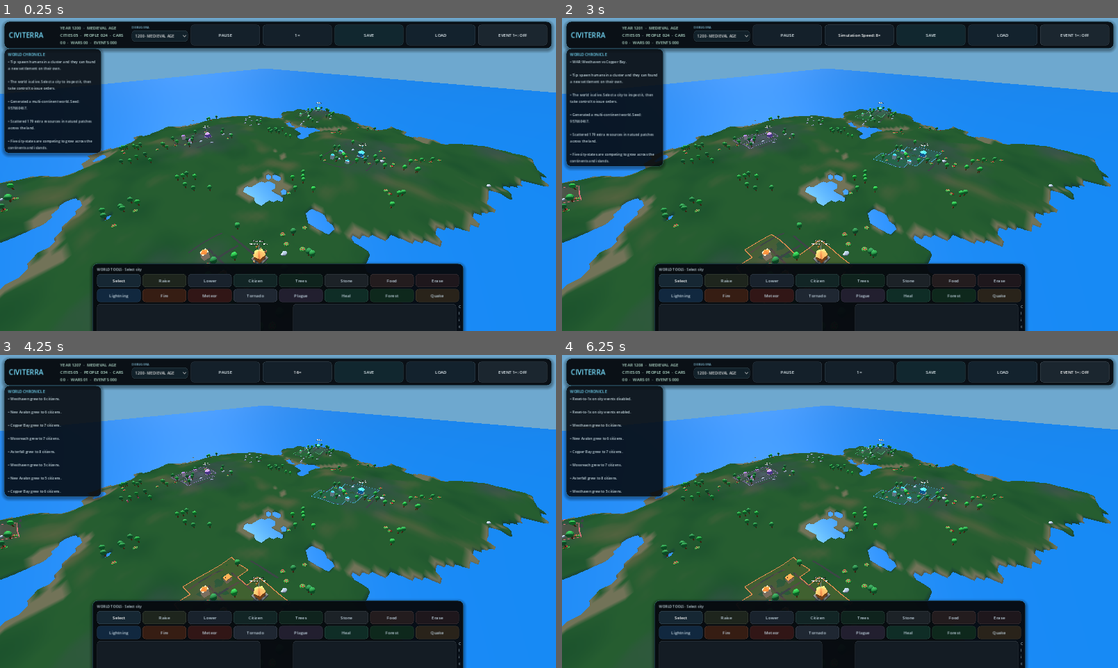
Above: before the commit, frames 1-4 (two rows, left to right).
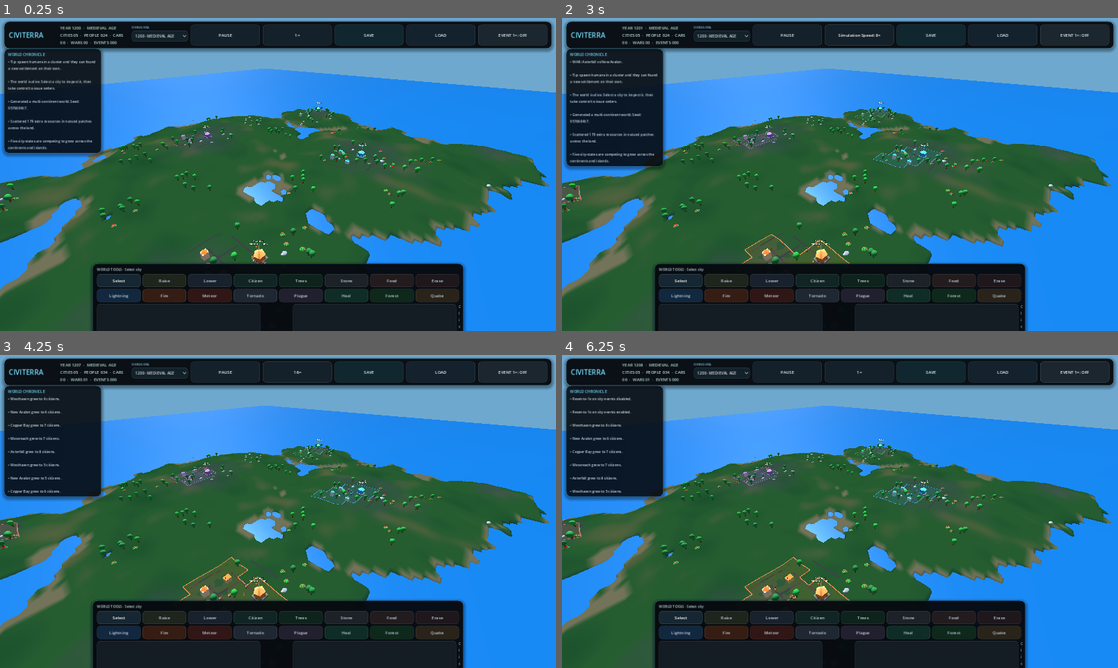
Above: after the commit, the same moments.

Repository: yoimdoingstuff/citysandbox
Game: Godot game, scene res://main.tscn
Same seed, same stepped clock (60 frames per second), same inputs: the game is played once before the commit and once after it.
Inputs:
- Up to frame 1 (0.25 s): no input
- Up to frame 2 (3 s): click "1200 · MEDIEVAL AGE" at 0.5 s; click "1×" at 1.25 s; click "2×" at 2 s; click "4×" at 2.75 s
- Up to frame 3 (4.25 s): click "8×" at 3.5 s
- Up to frame 4 (6.25 s): click "16×" at 4.25 s; click "EVENT 1×: OFF" at 5 s; click "EVENT 1×: ON" at 5.75 s

The runs differ from the first frame. In frame 1, less than 0.1% of the frame differs, in the area x 36-67%, y 29-79%; in frame 2, less than 0.1%, in the area x 3-65%, y 13-79%; in frame 3, less than 0.1%; in frame 4, less than 0.1%.

Commit message:
Add citizen indoor routines, car boarding and local detail culling

Diff:
--- a/main.gd
+++ b/main.gd
@@ -1747,6 +1747,10 @@
 		"city_id": assigned_city,
 		"home_offset": home_offset,
 		"target": p,
+		"activity": "wandering",
+		"activity_timer": 0.0,
+		"indoor_house": null,
+		"vehicle_node": null,
 		"walk_timer": randf_range(0.4, 2.2),
 		"walk_phase": randf() * TAU,
 		"alive": true,
@@ -1840,40 +1844,157 @@
 
 
 func _update_people(delta: float) -> void:
-	var animate_citizens: bool = camera_distance <= 85.0 and people.size() <= 320
+	var animate_citizens: bool = camera_distance <= 72.0 and people.size() <= 300
 	for i in range(people.size()):
 		var person: Dictionary = people[i]
+		if not bool(person.get("alive", true)):
+			continue
+		var node: Node3D = person["node"]
 		var position: Vector3 = person["pos"]
+		var activity: String = str(person.get("activity", "wandering"))
+		var activity_timer: float = float(person.get("activity_timer", 0.0))
+		if activity == "indoors":
+			activity_timer -= delta
+			if is_instance_valid(node):
+				node.visible = false
+			if activity_timer <= 0.0:
+				var indoor_house: Variant = person.get("indoor_house", null)
+				if indoor_house is Node3D and is_instance_valid(indoor_house):
+					position = indoor_house.global_position + Vector3(0.0, 0.0, 1.65)
+				position = _surface_position(position.x, position.z)
+				person["pos"] = position
+				person["target"] = position
+				person["activity"] = "wandering"
+				person["activity_timer"] = 0.0
+				person["indoor_house"] = null
+				person["walk_timer"] = 0.0
+				if is_instance_valid(node):
+					node.position = position
+					node.visible = true
+			else:
+				person["activity_timer"] = activity_timer
+			people[i] = person
+			continue
+
+		if activity == "riding" or activity == "boarding":
+			var vehicle: Variant = person.get("vehicle_node", null)
+			if not (vehicle is Node3D) or not is_instance_valid(vehicle):
+				if activity == "riding":
+					_adjust_car_occupancy(vehicle, -1)
+				person["activity"] = "wandering"
+				person["vehicle_node"] = null
+				person["activity_timer"] = 0.0
+				person["walk_timer"] = 0.0
+				people[i] = person
+				continue
+			var vehicle_position: Vector3 = vehicle.global_position
+			if activity == "boarding":
+				var boarding_distance: float = Vector2(position.x - vehicle_position.x, position.z - vehicle_position.z).length()
+				if boarding_distance <= 1.55:
+					person["activity"] = "riding"
+					person["activity_timer"] = randf_range(5.0, 15.0)
+					_adjust_car_occupancy(vehicle, 1)
+					if is_instance_valid(node):
+						node.visible = false
+				else:
+					person["target"] = vehicle_position
+					position = position.move_toward(Vector3(vehicle_position.x, position.y, vehicle_position.z), delta * 2.6)
+					position.y = _height_at(position.x, position.z)
+					person["pos"] = position
+					if is_instance_valid(node):
+						node.position = position
+						node.visible = true
+			else:
+				activity_timer -= delta
+				position = vehicle_position
+				person["pos"] = position
+				person["activity_timer"] = activity_timer
+				if is_instance_valid(node):
+					node.visible = false
+				if activity_timer <= 0.0:
+					_adjust_car_occupancy(vehicle, -1)
+					position = _surface_position(vehicle_position.x + randf_range(-1.8, 1.8), vehicle_position.z + randf_range(-1.8, 1.8))
+					person["pos"] = position
+					person["target"] = position
+					person["activity"] = "wandering"
+					person["activity_timer"] = 0.0
+					person["vehicle_node"] = null
+					person["walk_timer"] = 0.0
+					if is_instance_valid(node):
+						node.position = position
+						node.visible = true
+			people[i] = person
+			continue
+
 		person["walk_timer"] = float(person.get("walk_timer", 1.0)) - delta
 		var target: Vector3 = person["target"]
 		var distance_to_target: float = Vector2(position.x - target.x, position.z - target.z).length()
+		if activity == "entering":
+			var target_house: Variant = person.get("indoor_house", null)
+			if not (target_house is Node3D) or not is_instance_valid(target_house):
+				person["activity"] = "wandering"
+				person["indoor_house"] = null
+				person["walk_timer"] = 0.0
+			elif distance_to_target <= 0.9:
+				person["activity"] = "indoors"
+				person["activity_timer"] = randf_range(8.0, 28.0)
+				position = target
+				person["pos"] = position
+				if is_instance_valid(node):
+					node.visible = false
+				people[i] = person
+				continue
+
 		if person["walk_timer"] <= 0.0 or distance_to_target < 0.55:
+			var city_id: int = int(person.get("city_id", -1))
 			var destination_center: Vector3 = position
-			var city_id: int = int(person["city_id"])
-			var local_wander_radius: float = 5.0
+			var local_wander_radius: float = 6.0
 			if city_id >= 0 and city_id < cities.size():
 				var city: Dictionary = cities[city_id]
 				var home_offset: Vector2 = person.get("home_offset", Vector2.ZERO)
 				destination_center = city["pos"] + Vector3(home_offset.x, 0.0, home_offset.y)
-				local_wander_radius = clampf(4.5 + float(city["houses"].size()) * 0.045, 5.0, 10.5)
-			var chosen_target := Vector3(position.x, position.y, position.z)
-			for destination_attempt in range(6):
-				var angle: float = randf() * TAU
-				var radius: float = randf_range(2.0, local_wander_radius)
-				var target_x: float = clampf(destination_center.x + cos(angle) * radius, -TERRAIN_SIZE * 0.47, TERRAIN_SIZE * 0.47)
-				var target_z: float = clampf(destination_center.z + sin(angle) * radius, -TERRAIN_SIZE * 0.47, TERRAIN_SIZE * 0.47)
-				if _height_at(target_x, target_z) > WATER_LEVEL + 0.15:
-					chosen_target = _surface_position(target_x, target_z)
-					break
-			person["target"] = chosen_target
-			person["walk_timer"] = randf_range(1.6, 4.6)
-			target = chosen_target
+				local_wander_radius = clampf(6.0 + float(city["houses"].size()) * 0.06, 7.0, 14.0)
+			var next_target: Vector3 = _choose_citizen_street_target(city_id, destination_center, local_wander_radius)
+			var selected_house: Node3D = null
+			var selected_vehicle: Node3D = null
+			if city_id >= 0 and city_id < cities.size() and randf() < 0.16:
+				var candidates: Array[Node3D] = []
+				for house in cities[city_id]["houses"]:
+					if is_instance_valid(house) and int(house.get_meta("base_building_type", house.get_meta("building_type", 0))) in [0, 1, 2, 3]:
+						candidates.append(house)
+				if not candidates.is_empty():
+					selected_house = candidates[randi_range(0, candidates.size() - 1)]
+					next_target = _surface_position(selected_house.global_position.x, selected_house.global_position.z + 1.65)
+			elif city_id >= 0 and city_id < cities.size() and _world_year() >= 1900 and randf() < 0.12:
+				var best_distance: float = 24.0
+				for car_data in cars:
+					if int(car_data["city_id"]) != city_id or int(car_data.get("occupied", 0)) >= int(car_data.get("capacity", 2)):
+						continue
+					var car_node: Node3D = car_data["node"]
+					if not is_instance_valid(car_node):
+						continue
+					var candidate_distance: float = Vector2(car_node.position.x - position.x, car_node.position.z - position.z).length()
+					if candidate_distance < best_distance:
+						best_distance = candidate_distance
+						selected_vehicle = car_node
+				if is_instance_valid(selected_vehicle):
+					next_target = selected_vehicle.global_position
+			person["target"] = next_target
+			person["walk_timer"] = randf_range(2.0, 5.0)
+			if is_instance_valid(selected_house):
+				person["activity"] = "entering"
+				person["indoor_house"] = selected_house
+			elif is_instance_valid(selected_vehicle):
+				person["activity"] = "boarding"
+				person["vehicle_node"] = selected_vehicle
+			target = next_target
 		else:
 			target = person["target"]
+
 		var horizontal_target := Vector3(target.x, position.y, target.z)
 		var distance_before_move: float = Vector2(position.x - target.x, position.z - target.z).length()
 		var is_walking: bool = distance_before_move > 0.45
-		position = position.move_toward(horizontal_target, delta * 2.0)
+		position = position.move_toward(horizontal_target, delta * 2.2)
 		position.y = _height_at(position.x, position.z)
 		person["pos"] = position
 		if animate_citizens:
@@ -1892,11 +2013,55 @@
 				left_leg.rotation.x = -gait
 			if is_instance_valid(right_leg):
 				right_leg.rotation.x = gait
-		if is_instance_valid(person["node"]):
-			person["node"].position = position
+		if is_instance_valid(node):
+			node.position = position
+			node.visible = activity != "indoors" and activity != "riding"
 			if is_walking:
-				person["node"].rotation.y = atan2(target.x - position.x, target.z - position.z)
+				node.rotation.y = atan2(target.x - position.x, target.z - position.z)
 		people[i] = person
+
+
+func _choose_citizen_street_target(city_id: int, centre: Vector3, radius: float) -> Vector3:
+	if city_id >= 0 and city_id < cities.size():
+		var city: Dictionary = cities[city_id]
+		var min_x: float = float(city.get("road_grid_min_x", -7.5))
+		var max_x: float = float(city.get("road_grid_max_x", 7.5))
+		var min_z: float = float(city.get("road_grid_min_z", -7.5))
+		var max_z: float = float(city.get("road_grid_max_z", 7.5))
+		if max_x >= min_x and max_z >= min_z:
+			var local_x: float
+			var local_z: float
+			if randf() < 0.5:
+				var x_steps: int = maxi(0, roundi((max_x - min_x) / ROAD_GRID_SIZE))
+				local_x = min_x + float(randi_range(0, x_steps)) * ROAD_GRID_SIZE + randf_range(-1.1, 1.1)
+				local_z = randf_range(min_z, max_z)
+			else:
+				var z_steps: int = maxi(0, roundi((max_z - min_z) / ROAD_GRID_SIZE))
+				local_z = min_z + float(randi_range(0, z_steps)) * ROAD_GRID_SIZE + randf_range(-1.1, 1.1)
+				local_x = randf_range(min_x, max_x)
+			var street_x: float = clampf(float(city["pos"].x) + local_x, -TERRAIN_SIZE * 0.47, TERRAIN_SIZE * 0.47)
+			var street_z: float = clampf(float(city["pos"].z) + local_z, -TERRAIN_SIZE * 0.47, TERRAIN_SIZE * 0.47)
+			if _height_at(street_x, street_z) > WATER_LEVEL + 0.15:
+				return _surface_position(street_x, street_z)
+	for attempt in range(8):
+		var angle: float = randf() * TAU
+		var distance: float = randf_range(2.0, radius)
+		var x: float = clampf(centre.x + cos(angle) * distance, -TERRAIN_SIZE * 0.47, TERRAIN_SIZE * 0.47)
+		var z: float = clampf(centre.z + sin(angle) * distance, -TERRAIN_SIZE * 0.47, TERRAIN_SIZE * 0.47)
+		if _height_at(x, z) > WATER_LEVEL + 0.15:
+			return _surface_position(x, z)
+	return _surface_position(centre.x, centre.z)
+
+
+func _adjust_car_occupancy(vehicle: Variant, amount: int) -> void:
+	if not (vehicle is Node3D) or not is_instance_valid(vehicle):
+		return
+	for car_index in range(cars.size()):
+		var car: Dictionary = cars[car_index]
+		if car.get("node") == vehicle:
+			car["occupied"] = clampi(int(car.get("occupied", 0)) + amount, 0, int(car.get("capacity", 2)))
+			cars[car_index] = car
+			return
 
 
 func _spawn_car(city_id: int) -> void:
@@ -1951,7 +2116,8 @@
 			current_count += 1
 	cars.append({
 		"node": car, "city_id": city_id, "pos": spawn_position,
-		"waypoint": route["waypoint"], "direction": direction, "speed": randf_range(3.2, 4.8)
+		"waypoint": route["waypoint"], "direction": direction, "speed": randf_range(3.2, 4.8),
+		"occupied": 0, "capacity": 2
 	})
 	car.visible = camera_distance <= 135.0
 	if current_count == 0:
@@ -4158,13 +4324,16 @@
 	var show_people: bool = camera_distance <= 85.0
 	var show_city_labels: bool = camera_distance >= 48.0
 	var show_far_markers: bool = not show_city_models
+	var focus_cell_x: int = floori(camera_target.x / 10.0)
+	var focus_cell_z: int = floori(camera_target.z / 10.0)
 	var building_count: int = 0
 	for city in cities:
 		building_count += city["houses"].size()
-	var detail_signature: String = "%d|%d|%d|%d|%d|%d|%d|%d|%d|%d|%d|%d" % [
+	var detail_signature: String = "%d|%d|%d|%d|%d|%d|%d|%d|%d|%d|%d|%d|%d|%d" % [
 		active_lod, int(show_city_models), int(show_neighbourhoods), int(show_resources),
 		int(show_people), int(show_city_labels), int(show_far_markers), cities.size(),
-		building_count, people.size(), resources.size(), cars.size() + rubble_records.size()
+		building_count, people.size(), resources.size(), cars.size() + rubble_records.size(),
+		focus_cell_x, focus_cell_z
 	]
 	if detail_signature == last_detail_signature:
 		return
@@ -4192,14 +4361,26 @@
 		for house in city["houses"]:
 			if is_instance_valid(house):
 				house.visible = show_neighbourhoods
+	var person_range: float = clampf(camera_distance * 0.54, 22.0, 68.0)
+	var person_range_squared: float = person_range * person_range
 	for person in people:
 		var person_node: Node3D = person["node"]
-		if is_instance_valid(person_node):
-			person_node.visible = show_people and bool(person.get("alive", true))
+		if not is_instance_valid(person_node):
+			continue
+		var position: Vector3 = person["pos"]
+		var dx: float = position.x - camera_target.x
+		var dz: float = position.z - camera_target.z
+		var indoors: bool = str(person.get("activity", "")) == "indoors" or str(person.get("activity", "")) == "riding"
+		person_node.visible = show_people and not indoors and bool(person.get("alive", true)) and dx * dx + dz * dz <= person_range_squared
 	for car in cars:
 		var car_node: Node3D = car["node"]
-		if is_instance_valid(car_node):
-			car_node.visible = show_neighbourhoods
+		if not is_instance_valid(car_node):
+			continue
+		var car_position: Vector3 = car["pos"]
+		var dx: float = car_position.x - camera_target.x
+		var dz: float = car_position.z - camera_target.z
+		var render_range: float = maxf(42.0, camera_distance * 0.68)
+		car_node.visible = show_neighbourhoods and dx * dx + dz * dz <= render_range * render_range
 	for resource in resources:
 		var resource_node: Node3D = resource["node"]
 		if is_instance_valid(resource_node):
